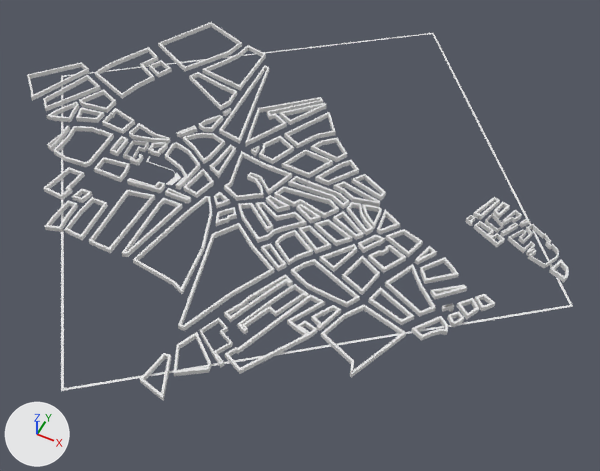
Two versions of the glTF model public/models/buildings/buildings.glb, one commit apart.
The view is the same before and after, from a 50 mm camera at (1177.0, -2207.0, 2417.0) aimed at (139.0, -131.0, -178.0). Arrows for +X, +Y and +Z are at lower left; the lights stay in place. The picture after the commit comes second.

Names of what the first picture shows: 'all shapes', 'all shapes.001', 'all shapes.002', 'all shapes.003', 'all shapes.004', 'all shapes.005', 'all shapes.006', 'all shapes.007', 'all shapes.009', 'all shapes.010', 'all shapes.011', 'all shapes.012', 'all shapes.013', 'all shapes.014', 'all shapes.015', 'frame', 'small' and 1 more.
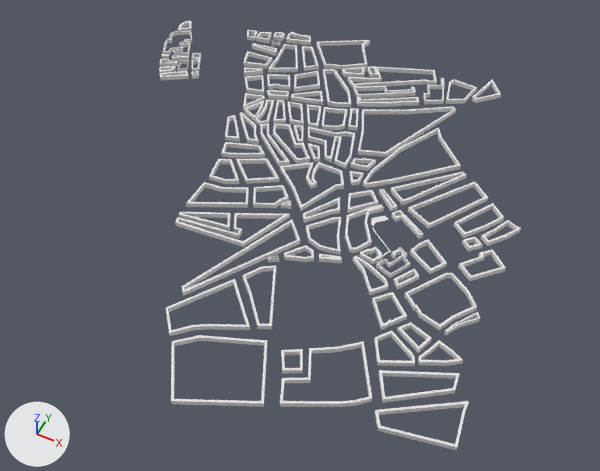
Edits to the bpy script that builds the scene:
```text
Change ob_all_shapes:
    ob_all_shapes.location: (52.0, -167.0, 0.0) -> (61.0, 164.0, 0.0)
    ob_all_shapes.rotation_euler: (0.0, 0.0, 0.0) -> (0.0, 0.0, 2.487)  # degrees (0, 0, 0) -> degrees (0, 0, 142)
Change ob_small:
    ob_small.location: (52.0, -167.0, 0.0) -> (61.0, 164.0, 0.0)
    ob_small.rotation_euler: (0.0, 0.0, 0.0) -> (0.0, 0.0, 2.487)  # degrees (0, 0, 0) -> degrees (0, 0, 142)
Change ob_all_shapes_001:
    ob_all_shapes_001.location: (52.0, -167.0, 0.0) -> (61.0, 164.0, 0.0)
    ob_all_shapes_001.rotation_euler: (0.0, 0.0, 0.0) -> (0.0, 0.0, 2.487)  # degrees (0, 0, 0) -> degrees (0, 0, 142)
Remove ob_frame:
    ob_frame = bpy.data.objects.new('frame', me_planche_11_zone)
    ob_frame.location = (4.0, -8.0, 0.0)
Change ob_all_shapes_002:
    ob_all_shapes_002.location: (52.0, -167.0, 0.0) -> (61.0, 164.0, 0.0)
    ob_all_shapes_002.rotation_euler: (0.0, 0.0, 0.0) -> (0.0, 0.0, 2.487)  # degrees (0, 0, 0) -> degrees (0, 0, 142)
Change ob_all_shapes_003:
    ob_all_shapes_003.location: (52.0, -167.0, 0.0) -> (61.0, 164.0, 0.0)
    ob_all_shapes_003.rotation_euler: (0.0, 0.0, 0.0) -> (0.0, 0.0, 2.487)  # degrees (0, 0, 0) -> degrees (0, 0, 142)
Change ob_all_shapes_004:
    ob_all_shapes_004.location: (52.0, -167.0, 0.0) -> (61.0, 164.0, 0.0)
    ob_all_shapes_004.rotation_euler: (0.0, 0.0, 0.0) -> (0.0, 0.0, 2.487)  # degrees (0, 0, 0) -> degrees (0, 0, 142)
Change ob_all_shapes_005:
    ob_all_shapes_005.location: (52.0, -167.0, 0.0) -> (61.0, 164.0, 0.0)
    ob_all_shapes_005.rotation_euler: (0.0, 0.0, 0.0) -> (0.0, 0.0, 2.487)  # degrees (0, 0, 0) -> degrees (0, 0, 142)
Change ob_all_shapes_006:
    ob_all_shapes_006.location: (52.0, -167.0, 0.0) -> (61.0, 164.0, 0.0)
    ob_all_shapes_006.rotation_euler: (0.0, 0.0, 0.0) -> (0.0, 0.0, 2.487)  # degrees (0, 0, 0) -> degrees (0, 0, 142)
Change ob_all_shapes_007:
    ob_all_shapes_007.location: (52.0, -167.0, 0.0) -> (61.0, 164.0, 0.0)
    ob_all_shapes_007.rotation_euler: (0.0, 0.0, 0.0) -> (0.0, 0.0, 2.487)  # degrees (0, 0, 0) -> degrees (0, 0, 142)
Change ob_all_shapes_009:
    ob_all_shapes_009.location: (52.0, -167.0, 0.0) -> (61.0, 164.0, 0.0)
    ob_all_shapes_009.rotation_euler: (0.0, 0.0, 0.0) -> (0.0, 0.0, 2.487)  # degrees (0, 0, 0) -> degrees (0, 0, 142)
Change ob_all_shapes_010:
    ob_all_shapes_010.location: (52.0, -167.0, 0.0) -> (61.0, 164.0, 0.0)
    ob_all_shapes_010.rotation_euler: (0.0, 0.0, 0.0) -> (0.0, 0.0, 2.487)  # degrees (0, 0, 0) -> degrees (0, 0, 142)
Change ob_all_shapes_011:
    ob_all_shapes_011.location: (52.0, -167.0, 0.0) -> (61.0, 164.0, 0.0)
    ob_all_shapes_011.rotation_euler: (0.0, 0.0, 0.0) -> (0.0, 0.0, 2.487)  # degrees (0, 0, 0) -> degrees (0, 0, 142)
Change ob_all_shapes_012:
    ob_all_shapes_012.location: (52.0, -167.0, 0.0) -> (61.0, 164.0, 0.0)
    ob_all_shapes_012.rotation_euler: (0.0, 0.0, 0.0) -> (0.0, 0.0, 2.487)  # degrees (0, 0, 0) -> degrees (0, 0, 142)
Change ob_all_shapes_013:
    ob_all_shapes_013.location: (52.0, -167.0, 0.0) -> (61.0, 164.0, 0.0)
    ob_all_shapes_013.rotation_euler: (0.0, 0.0, 0.0) -> (0.0, 0.0, 2.487)  # degrees (0, 0, 0) -> degrees (0, 0, 142)
Change ob_all_shapes_014:
    ob_all_shapes_014.location: (52.0, -167.0, 0.0) -> (61.0, 164.0, 0.0)
    ob_all_shapes_014.rotation_euler: (0.0, 0.0, 0.0) -> (0.0, 0.0, 2.487)  # degrees (0, 0, 0) -> degrees (0, 0, 142)
Change ob_all_shapes_015:
    ob_all_shapes_015.location: (52.0, -167.0, 0.0) -> (61.0, 164.0, 0.0)
    ob_all_shapes_015.rotation_euler: (0.0, 0.0, 0.0) -> (0.0, 0.0, 2.487)  # degrees (0, 0, 0) -> degrees (0, 0, 142)
```

Where the change shows, as pixel boxes (x1, y1, x2, y2) in the pictures (600 x 471 px):
'all shapes', moved, turned: before (27, 22, 569, 401); after (159, 21, 521, 450)
'frame', deleted: before (61, 33, 573, 391)
'all shapes.005', moved, turned: before (237, 284, 309, 334); after (353, 85, 416, 98)
'all shapes.015', moved, turned: before (508, 224, 559, 268); after (163, 31, 192, 56)
'all shapes.002', moved, turned: before (123, 140, 149, 166); after (376, 247, 410, 278)
'all shapes.004', moved, turned: before (199, 318, 233, 367); after (423, 78, 444, 104)
'all shapes.001', moved, turned: before (127, 178, 165, 193); after (391, 210, 423, 239)
'all shapes.014', moved, turned: before (474, 221, 505, 247); after (192, 53, 201, 72)
'all shapes.006', moved, turned: before (47, 126, 70, 151); after (444, 312, 480, 335)
'all shapes.003', moved, turned: before (165, 188, 191, 203); after (379, 189, 397, 211)
'all shapes.013', moved, turned: before (502, 210, 522, 226); after (160, 59, 178, 67)
'small', moved, turned: before (146, 156, 181, 185); after (371, 216, 391, 255)
'all shapes.010', moved, turned: before (485, 213, 504, 233); after (177, 60, 189, 72)
'all shapes.011', moved, turned: before (500, 223, 518, 237); after (172, 56, 189, 61)
'all shapes.009', moved, turned: before (466, 215, 476, 226); after (191, 71, 199, 79)
'all shapes.007', moved, turned: before (223, 108, 231, 116); after (268, 255, 279, 262)
'all shapes.012', moved, turned: before (519, 219, 529, 227); after (162, 54, 169, 59)
